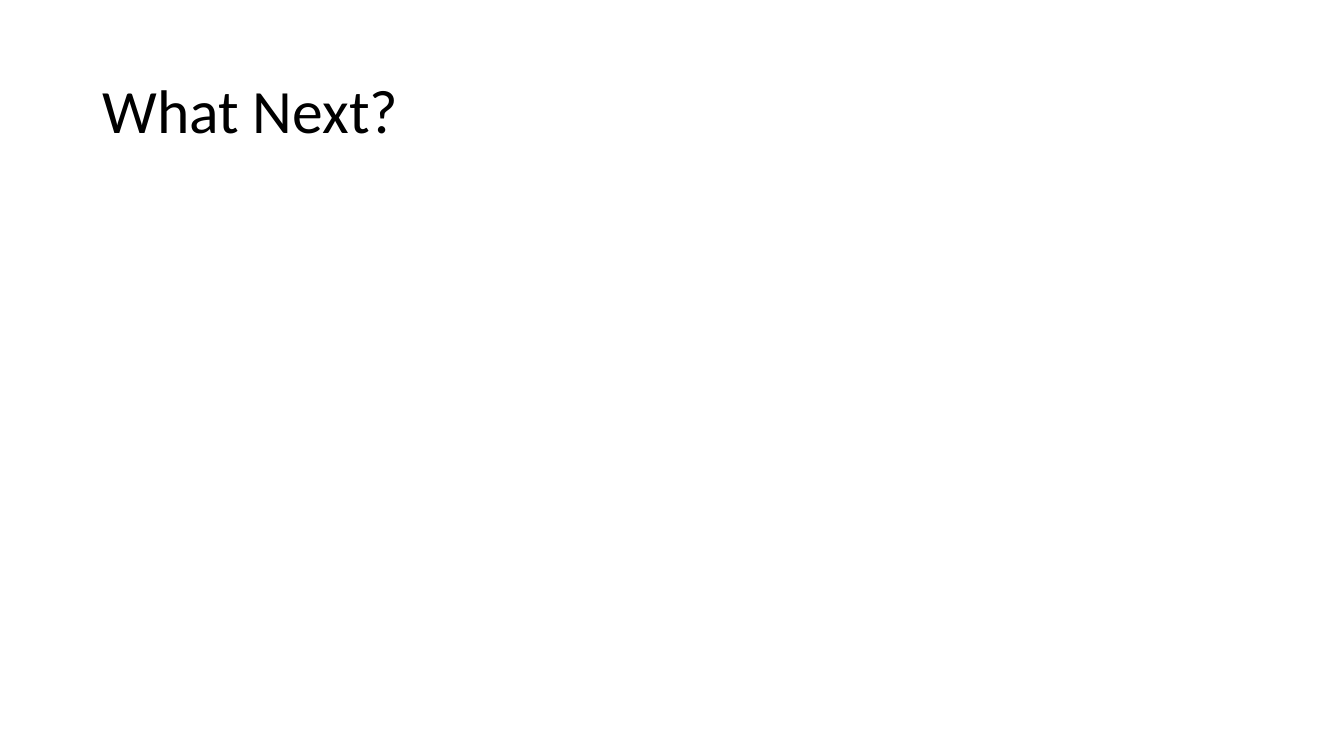
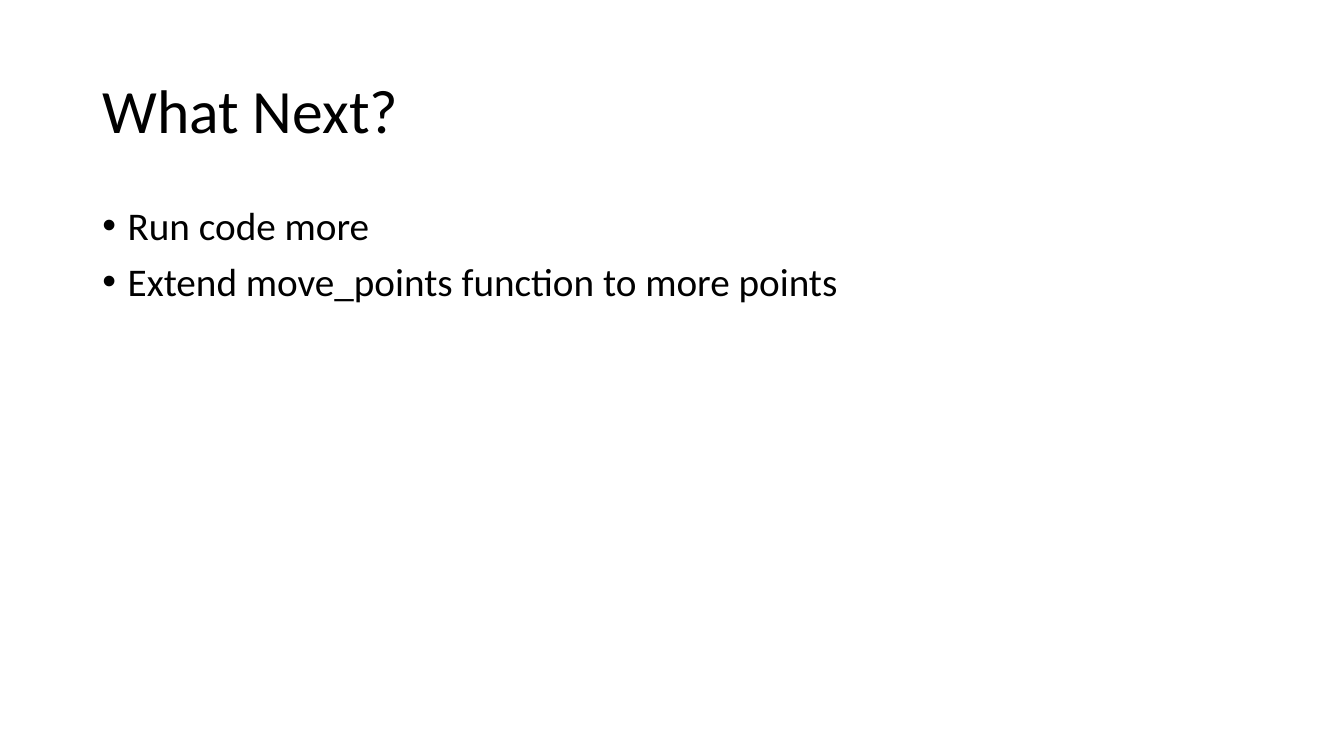
Before and after one commit to cawelch/hoop-never-misses, a slide deck: slide 7 of Weekly Presentations/Week 7.pptx (slide 6 before the commit). Drawn at 1344x756 pixels with LibreOffice and Linux fonts; fonts in the diff are those of the drawing. Boxes give left, top, right and bottom in pixels: in the first picture for what was removed or moved away, otherwise in the second. Text is boxed around its words. In the diff, an @@ line names an element or a change of style, - is before the commit and + after.

```diff
--- a/Weekly Presentations/Week 7.pptx
+++ b/Weekly Presentations/Week 7.pptx
@@ text added at (128,212,838,303), 28 pt, text #000000 @@
+• Run code more
+• Extend move_points function to more points
```
Also in this commit, not shown: 4 other slides changed, 1 slide added, 1 other file.
